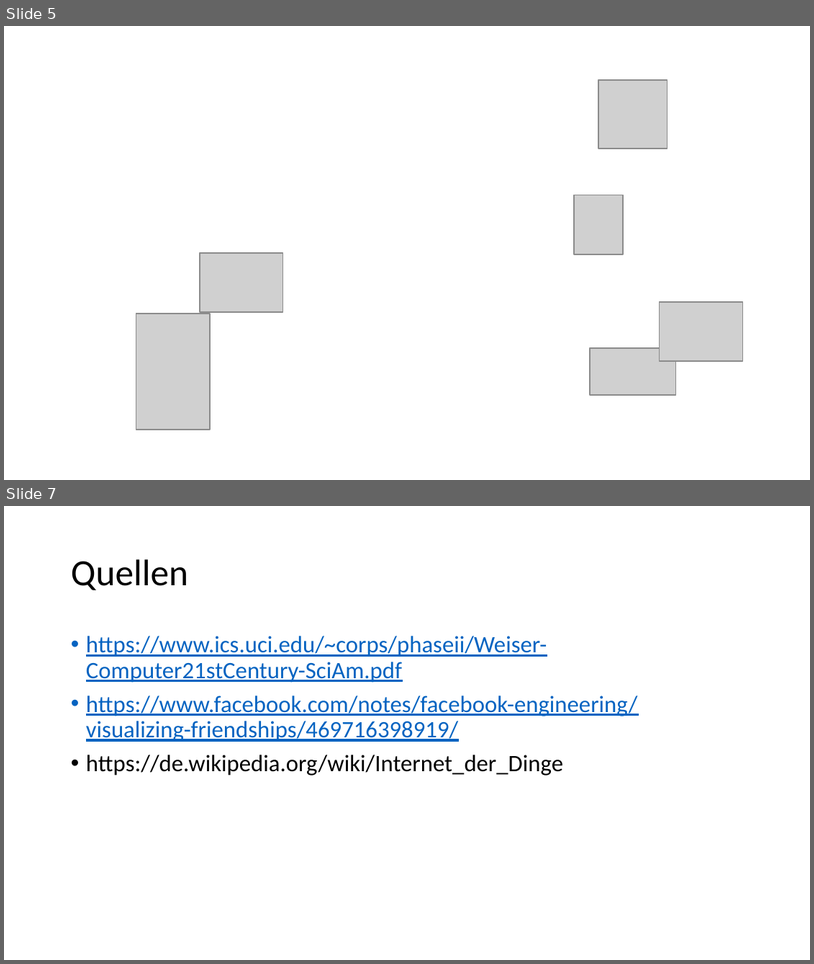
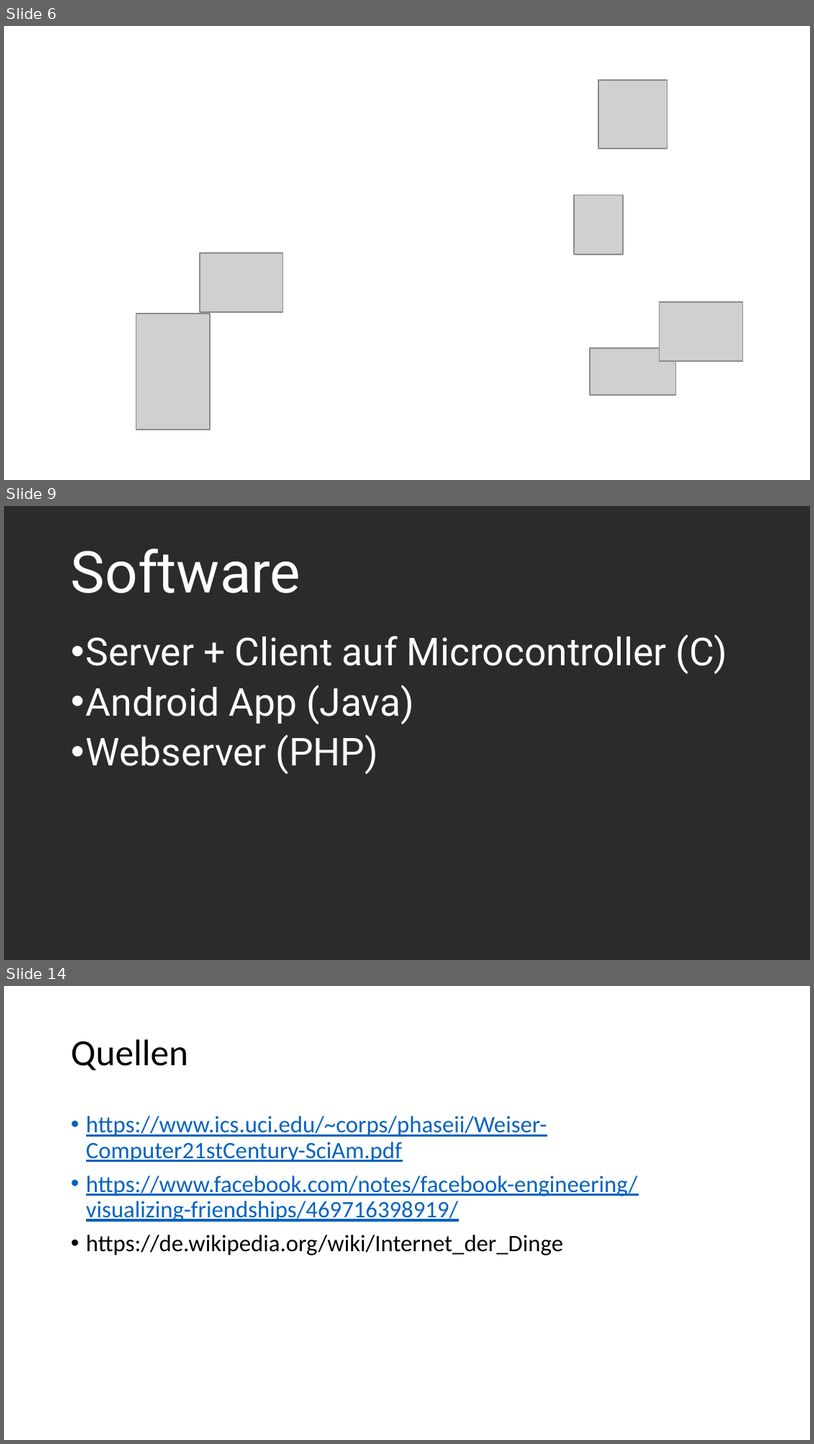
Before and after one commit to ottojo/entryManagement, a slide deck: Internet of Things.pptx. Shown one above the other, each under a label of ours: slides 5 and 7 before the commit, slides 6, 9 and 14 after it; the slides between them are not shown. The pictures are 814x964 and 814x1444 pixels, drawn with LibreOffice and Linux fonts; fonts in the diff are those of the drawing; grey boxes stand for pictures; background and template pictures are left out; a plain dark background stands for a picture behind light text. Boxes give left, top, right and bottom in pixels: in the first picture for what was removed or moved away, otherwise in the second. Text is boxed around its words. In the diff, an @@ line names an element or a change of style, - is before the commit and + after.

```diff
--- a/Internet of Things.pptx
+++ b/Internet of Things.pptx
@@ slide 9 added at [4, 506, 810, 960], background picture (left out) @@
@@ title added at [71, 548, 301, 593], 36 pt, text #FFFFFF @@
+Software
@@ text added at [86, 634, 728, 774], 24 pt, text #FFFFFF @@
+• Server + Client auf Microcontroller (C)
+• Android App (Java)
+• Webserver (PHP)
@@ what was slide 5 is now slide 6 @@
@@ what was slide 7 is now slide 14 @@
```
Also in this commit, not shown: 6 other slides added.
